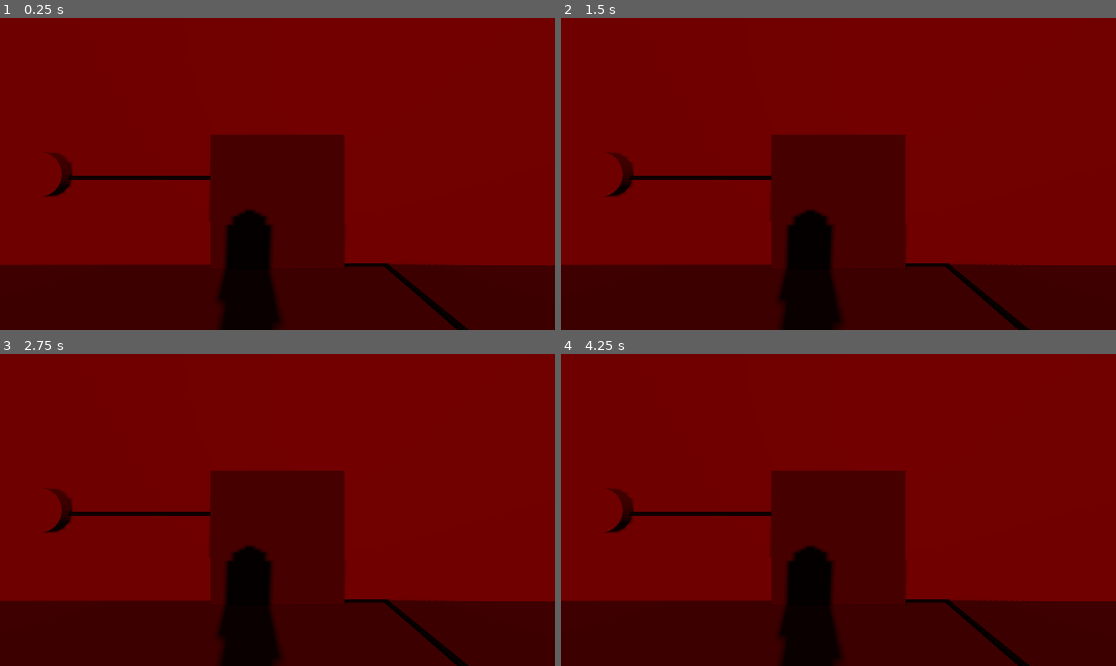
Above: before the commit, frames 1-4 (two rows, left to right).
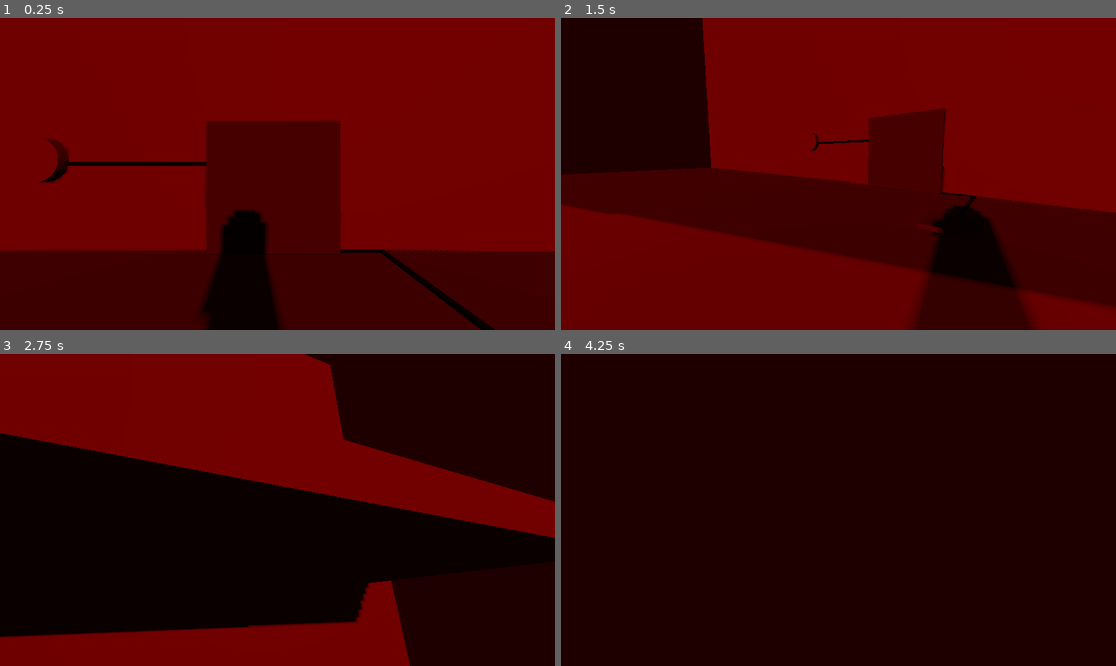
Above: after the commit, the same moments.

Repository: ThreeCoffees/HackYeah2025
Game: Godot game, scene res://test_scenes/gremble_test_scene.tscn
Same seed, same stepped clock (60 frames per second), same inputs: the game is played once before the commit and once after it. The project has no main scene, so this scene is started directly.
Inputs (mouse positions are in pixels of both pictures, inside the frame that each line leads up to):
- Up to frame 1 (0.25 s): no input
- Up to frame 2 (1.5 s): tap Enter (ui_accept) at 0.5, 0.77 s; move the mouse to (960, 158) at 0.52 s; hold D (move_right) 0.53-1.28 s; click (960, 158) at 0.6 s; move the mouse to (727, 189) at 1.27 s; hold S (move_backwards) from 1.28 s (still down); click (727, 189) at 1.35 s
- Up to frame 3 (2.75 s): tap Enter (ui_accept) at 1.52 s; move the mouse to (333, 441) at 2.02 s; release S (move_backwards) at 2.03 s; hold D (move_right) from 2.03 s (still down); click (333, 441) at 2.1 s
- Up to frame 4 (4.25 s): move the mouse to (810, 572) at 2.77 s; release D (move_right) at 2.78 s; hold W (move_forward) 2.78-3.53 s; click (810, 572) at 2.85 s; tap Enter (ui_accept) at 3.02, 3.77 s; move the mouse to (1005, 556) at 3.52 s; hold A (move_left) from 3.53 s (still down); click (1005, 556) at 3.6 s

The runs differ from the first frame. In frame 1, 7.9% of the frame differs, in the area x 0-100%, y 32-100%; in frame 2, 49%; in frame 3, 71%; in frame 4, 97%, in the area x 0-100%, y 0-100%.

Commit message:
fixed wall _ready, updated camera

Diff:
--- a/scripts/movable_wall.gd
+++ b/scripts/movable_wall.gd
@@ -9,7 +9,7 @@
 @export var is_active: bool = false
 var t: float = 0
 
-func _enter_tree() -> void:
+func _ready() -> void:
 	if is_active:
 		t = 1
 		actual_wall.global_position = active_position.global_position
--- a/test_scenes/gremble_test_scene.tscn
+++ b/test_scenes/gremble_test_scene.tscn
@@ -1,8 +1,9 @@
-[gd_scene load_steps=13 format=3 uid="uid://baard4kloe547"]
+[gd_scene load_steps=14 format=3 uid="uid://baard4kloe547"]
 
 [ext_resource type="PackedScene" uid="uid://dk3bqkf2rry5l" path="res://test_scenes/movable_wall.tscn" id="1_cirfm"]
 [ext_resource type="PackedScene" uid="uid://x8ncv8cvkmg5" path="res://characters/walking_character.tscn" id="2_dh7q0"]
 [ext_resource type="PackedScene" path="res://test_scenes/button.tscn" id="3_6eh5t"]
+[ext_resource type="PackedScene" uid="uid://dsbnm1yue8ama" path="res://player/player_camera.tscn" id="3_okhc2"]
 
 [sub_resource type="BoxMesh" id="BoxMesh_dh7q0"]
 size = Vector3(20, 1, 20)
@@ -46,8 +47,8 @@
 [node name="WalkingCharacter" parent="." instance=ExtResource("2_dh7q0")]
 transform = Transform3D(1, 0, 0, 0, 1, 0, 0, 0, 1, 0.09956217, 0.5702574, 5.5611873)
 
-[node name="Camera3D" type="Camera3D" parent="WalkingCharacter"]
-transform = Transform3D(1, 0, 0, 0, 1, 0, 0, 0, 1, -0.09956312, 1.5609801, -0.32722187)
+[node name="PlayerCamera" parent="WalkingCharacter" instance=ExtResource("3_okhc2")]
+transform = Transform3D(1, 0, 0, 0, 1, 0, 0, 0, 1, 0, 1.5209637, -0.3111372)
 
 [node name="StaticWall" type="StaticBody3D" parent="."]
 transform = Transform3D(1, 0, 0, 0, 1, 0, 0, 0, 1, -11, -0.5, 0)
